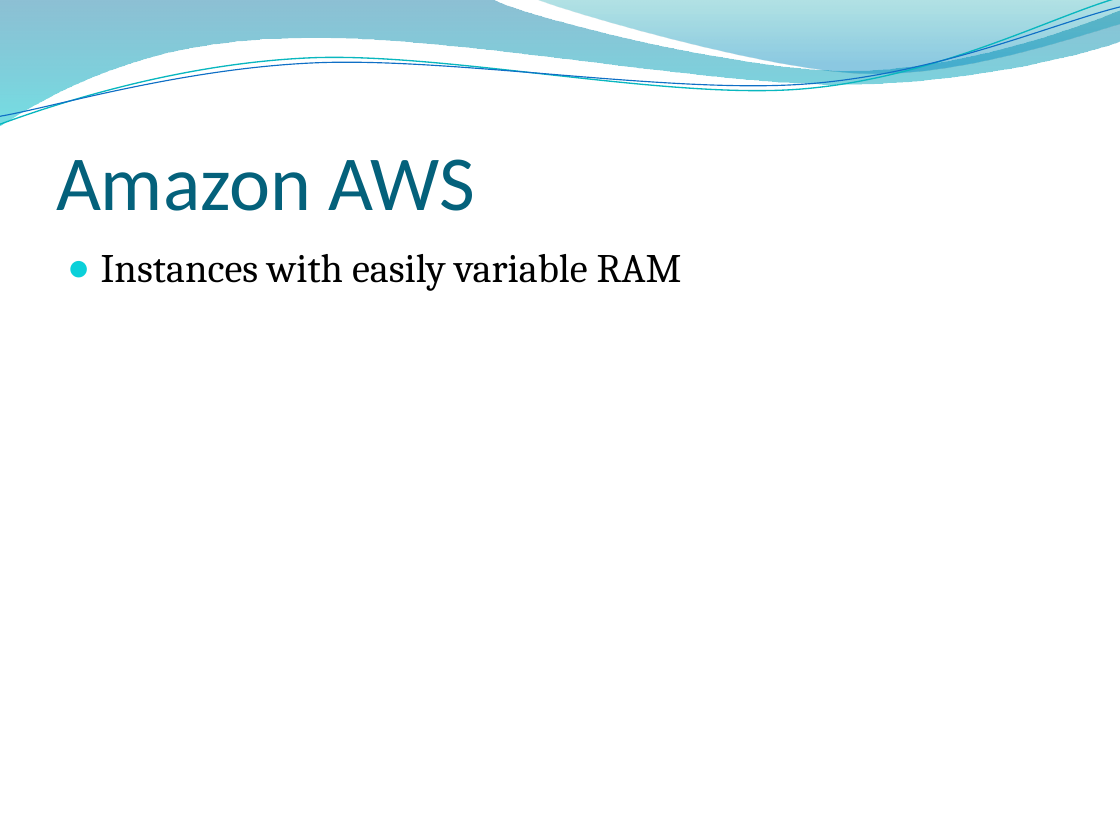
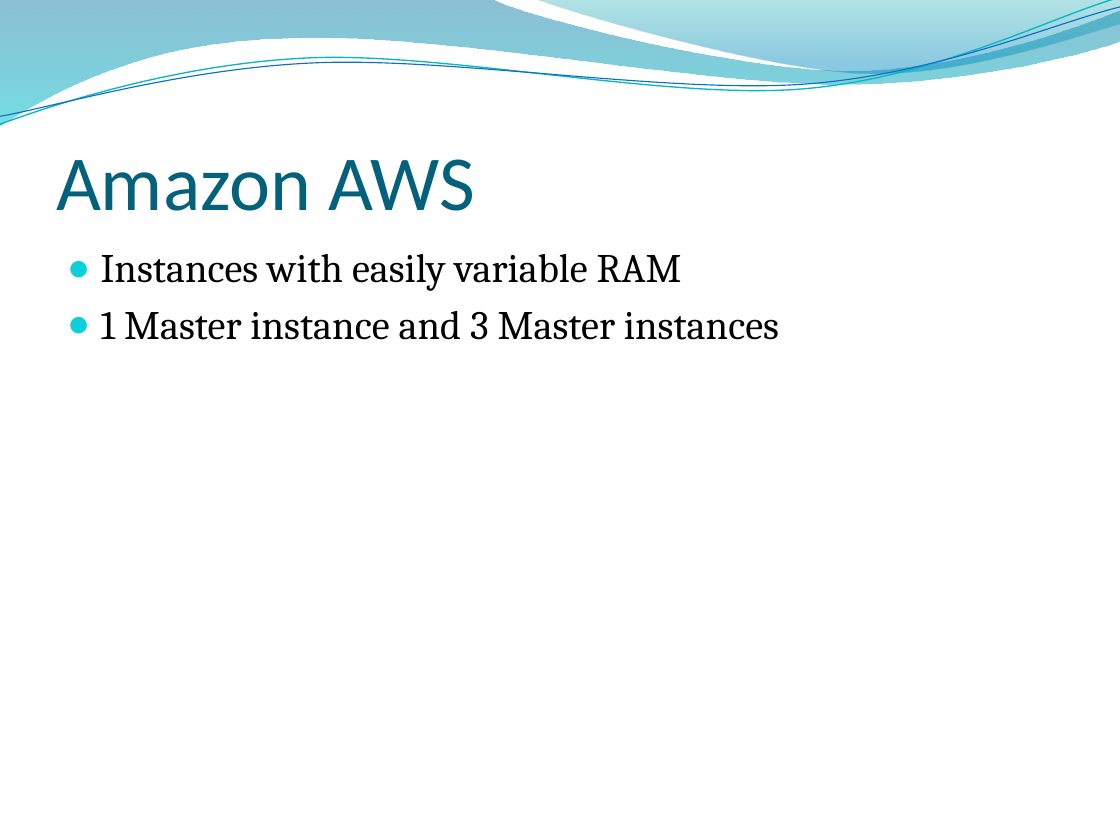
Before and after one commit to Brad94/Team2CIProject, a slide deck: slide 19 of Presentation.pptx (slide 17 before the commit). Drawn at 1120x840 pixels with LibreOffice and Linux fonts; fonts in the diff are those of the drawing; background and template pictures are left out. Boxes give left, top, right and bottom in pixels: in the first picture for what was removed or moved away, otherwise in the second. Text is boxed around its words. In the diff, an @@ line names an element or a change of style, - is before the commit and + after.

```diff
--- a/Presentation.pptx
+++ b/Presentation.pptx
@@ text at box(101, 311, 779, 340): paragraph added @@
+● 1 Master instance and 3 Master instances
```
Also in this commit, not shown: 9 other slides changed, 7 slides added.
